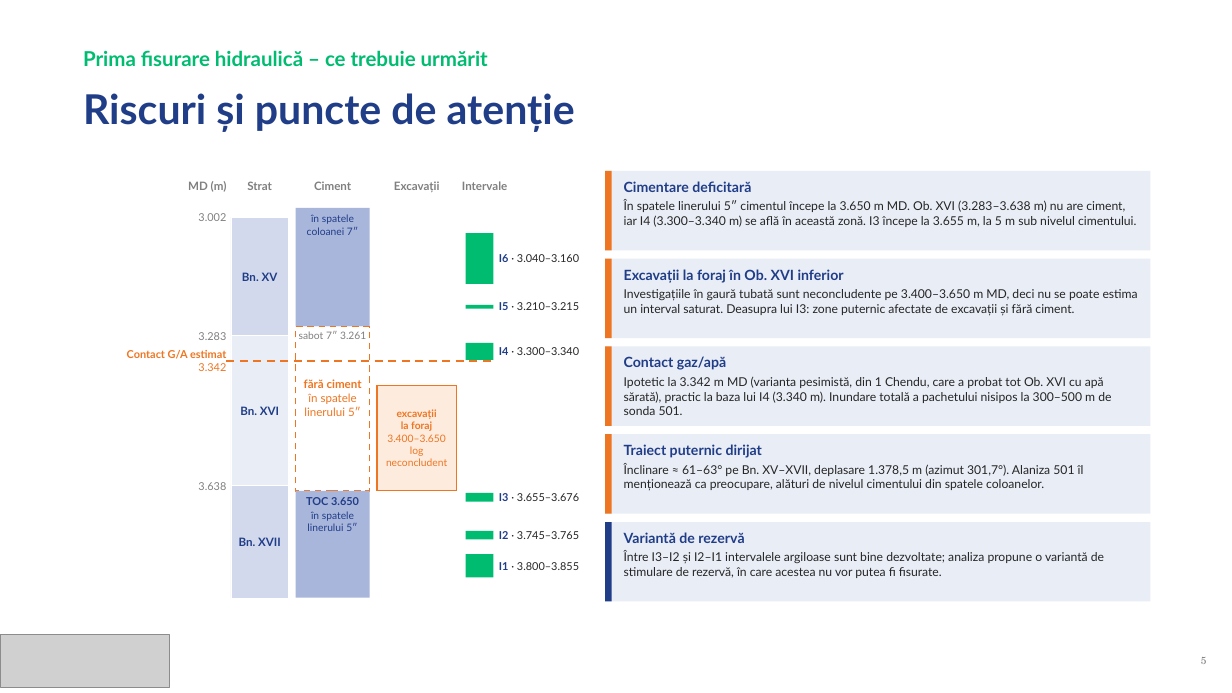
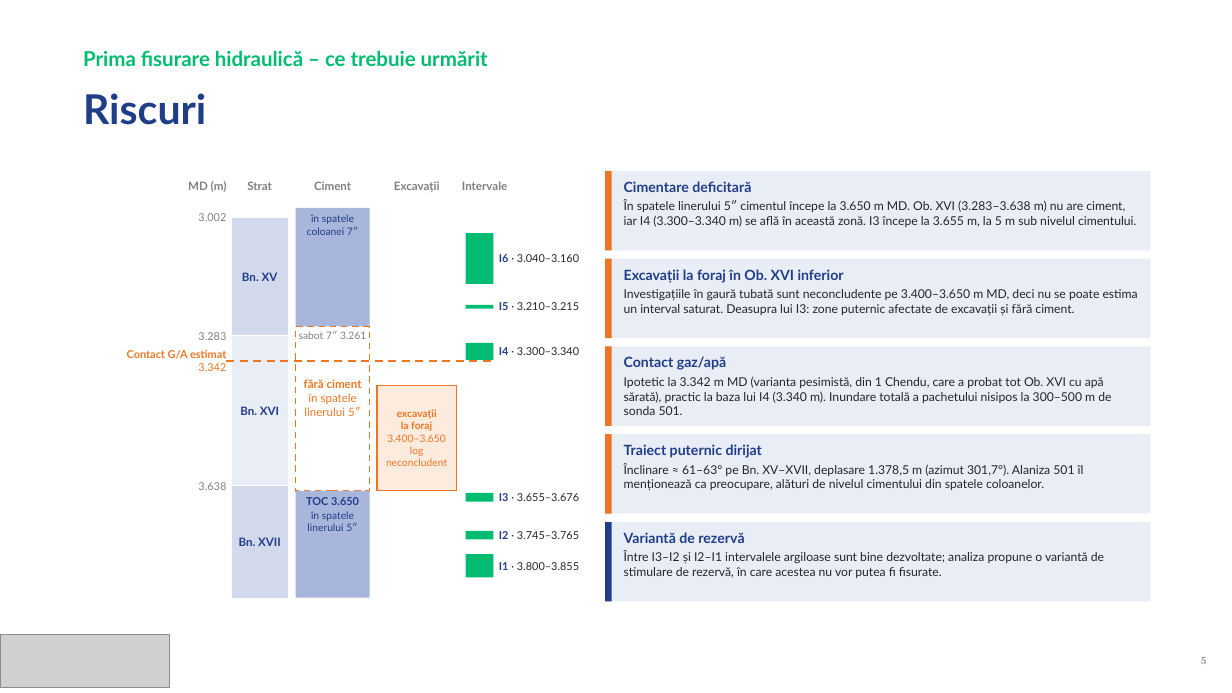
Before and after one commit to serbanbogdan/notes, a slide deck: slide 5 of Prezentare_501_Filitelnic_fisurare_v2.pptx. Drawn at 1232x693 pixels with LibreOffice and Linux fonts; fonts in the diff are those of the drawing; grey boxes stand for pictures. Boxes give left, top, right and bottom in pixels: in the first picture for what was removed or moved away, otherwise in the second. Text is boxed around its words. In the diff, an @@ line names an element or a change of style, - is before the commit and + after.

```diff
--- a/Prezentare_501_Filitelnic_fisurare_v2.pptx
+++ b/Prezentare_501_Filitelnic_fisurare_v2.pptx
@@ text at (83, 93, 206, 125): text changed @@
-Riscuri și puncte de atenție
+Riscuri
```
Also in this commit, not shown: 3 other slides changed.
